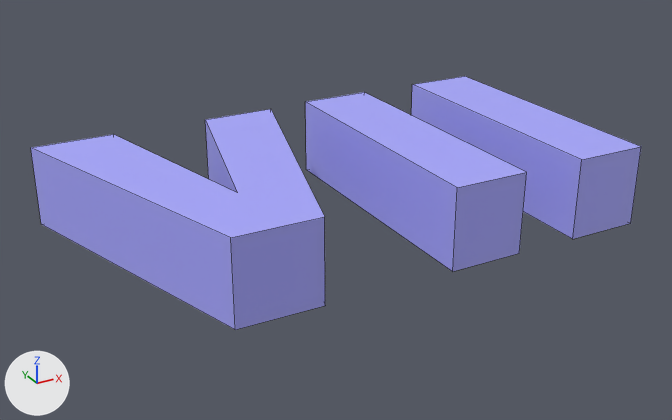
Before and after pictures for a commit that changed the FBX model KaroGame/KaroXNAGui/Content/cijfers/7.fbx.
Camera for both pictures: a 50 mm lens placed at (-0.00281, -0.0111, 0.00713), pointed at (0.00466, 0.00248, 0.00034). The lights are fixed; the arrows at lower left show +X, +Y and +Z. Mesh edges are drawn as thin lines. Where no turn or scale is listed for an object, it has been applied to the vertices. Vertices at the same position are counted once.

Script lines for the objects in view, before the commit:
```python
me_mesh1 = bpy.data.meshes.new('Mesh1')
me_mesh1.from_pydata(...)  # a box spanning x 0.0055..0.0069, y 0.0..0.0053, z 0.0..0.0015
me_mesh1.materials.append(mat_color_i03)  # blue #a9a9ff
# before: 0 (0.0055, 0.0, 0.0) at pixel (452, 271), 1 (0.0055, 0.0053, 0.0) at pixel (306, 169), 2 (0.0069, 0.0053, 0.0), 3 (0.0069, 0.0, 0.0) at pixel (519, 253), 4 (0.0055, 0.0, 0.0015) at pixel (457, 187)
# before: 5 (0.0055, 0.0053, 0.0015) at pixel (305, 101), 6 (0.0069, 0.0, 0.0015) at pixel (526, 172), 7 (0.0069, 0.0053, 0.0015) at pixel (364, 92)
me_mesh2 = bpy.data.meshes.new('Mesh2')
me_mesh2.from_pydata(...)  # 14 vertices, 9 faces; spans x -0.00003..0.00467, y 0.00001..0.00519, z 0.0..0.0015
me_mesh2.materials.append(mat_color_i03)  # blue #a9a9ff
me_mesh3 = bpy.data.meshes.new('Mesh3')
me_mesh3.from_pydata(...)  # a box spanning x 0.0081..0.0095, y 0.0..0.0053, z 0.0..0.0015
me_mesh3.materials.append(mat_color_i03)  # blue #a9a9ff
ob_mesh1 = bpy.data.objects.new('Mesh1', me_mesh1)
ob_mesh1.location = (0.0, 0.0, 0.0)
ob_mesh2 = bpy.data.objects.new('Mesh2', me_mesh2)
ob_mesh2.location = (0.0, 0.0, 0.0)
ob_mesh3 = bpy.data.objects.new('Mesh3', me_mesh3)
ob_mesh3.location = (0.0, 0.0, 0.0)
```
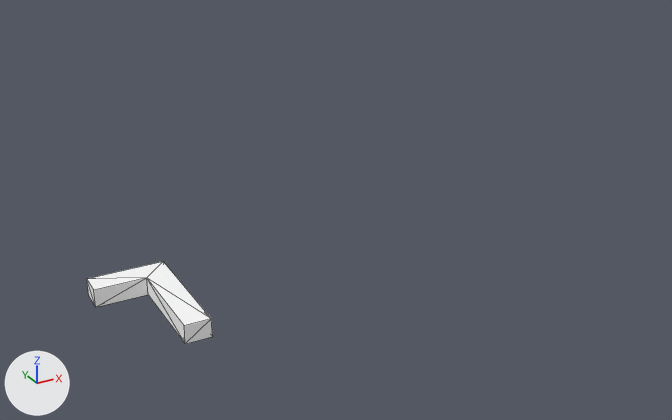
Pixel boxes [x1, y1, x2, y2] of what changed, in the pictures (672 x 420 px):
'Mesh2', deleted (blue): before [31, 109, 325, 330]
'Mesh1', reshaped (43% narrower, 54% shorter): before [305, 92, 527, 271]; after [87, 262, 213, 344]
'Mesh3', deleted (blue): before [411, 76, 641, 239]
part 1 of me_mesh1, deleted (blue): before [305, 92, 527, 271]
part 2 of me_mesh1, added: after [87, 262, 213, 344]

Patch to the scene script:
```diff
--- a/KaroGame/KaroXNAGui/Content/cijfers/7.fbx.py
+++ b/KaroGame/KaroXNAGui/Content/cijfers/7.fbx.py
@@ mat_frontcolor @@
+mat_frontcolor = principled_material('FrontColor')
+mat_frontcolor.base_color = (1.0, 1.0, 1.0)  # white #ffffff
+mat_frontcolor.roughness = 0.553
@@ me_mesh1 @@
 # used by ob_mesh1; location = (0.0, 0.0, 0.0)
 # verts and faces of me_mesh1; kept vertices keep their numbers, new ones are numbered from 8
-me_mesh1.from_pydata(...)  # 8 vertices, 6 faces; spans x 0.0055..0.0069, y 0.0..0.0053, z 0.0..0.0015
-me_mesh1.materials.append(mat_color_i03)  # blue #a9a9ff
+me_mesh1.from_pydata(...)  # 12 vertices, 20 faces; spans x 0.0..0.00125, y 0.0..0.00208, z 0.0..0.0003
+# me_mesh1 part 1
+delete_vertices([*range(0, 8)])  # with the faces that use them
+# me_mesh1 part 2
+# 6 vertices are added at (0.00125, 0.00208, 0.0), (0.0, 0.00167, 0.0), (0.0, 0.00208, 0.0), (0.00083, 0.00167, 0.0), (0.00083, 0.0, 0.0), (0.00125, 0.0, 0.0)
+# 6 new vertices lie (0.0, 0.0, 0.0003) away from vertices in x 0.0..0.00125, y 0.0..0.00208, z 0.0
+# 20 new faces join them
+me_mesh1.materials.append(mat_frontcolor)  # white #ffffff
@@ ob_mesh2 @@
-ob_mesh2 = bpy.data.objects.new('Mesh2', me_mesh2)
-ob_mesh2.location = (0.0, 0.0, 0.0)
@@ ob_mesh3 @@
-ob_mesh3 = bpy.data.objects.new('Mesh3', me_mesh3)
-ob_mesh3.location = (0.0, 0.0, 0.0)
```
